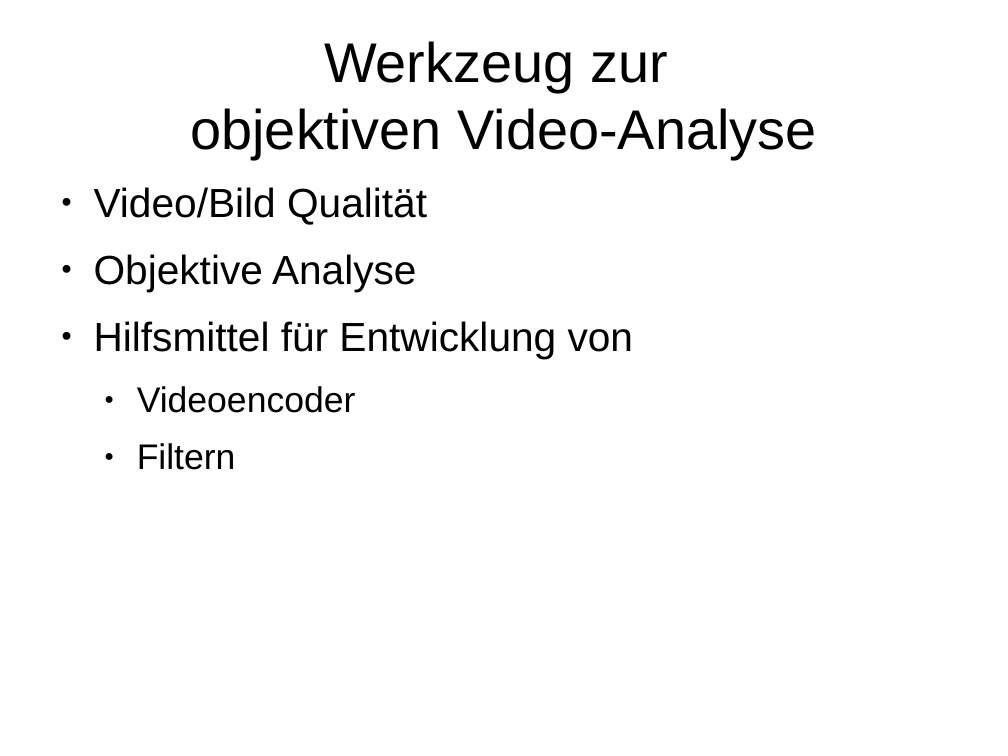
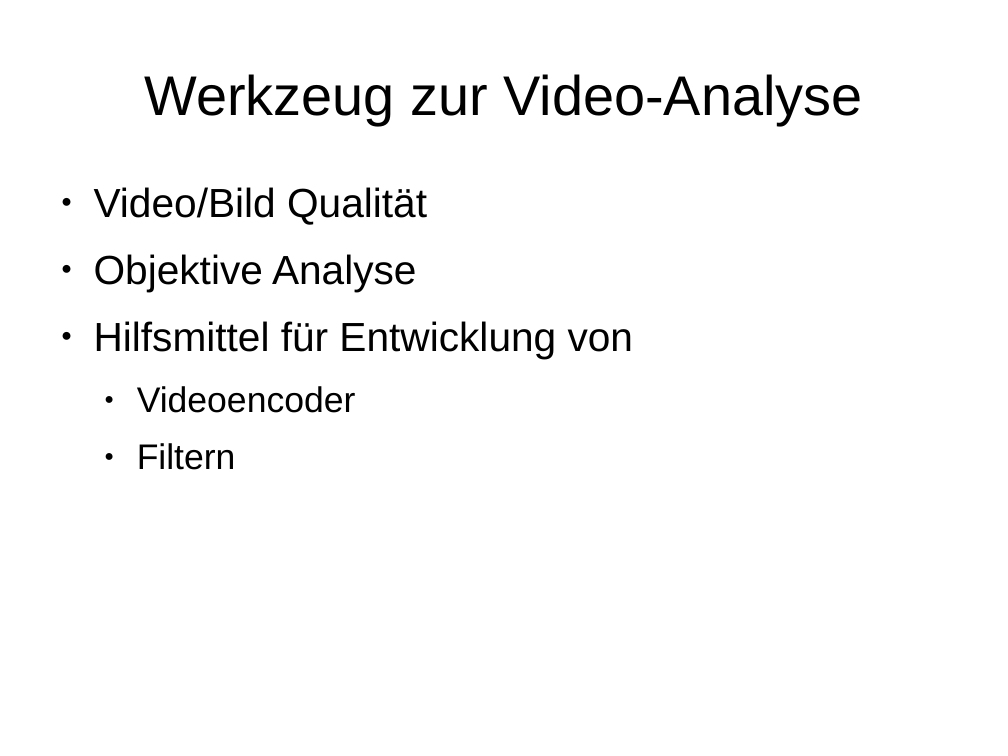
Before and after one commit to PSE-2012/MMWTV, a slide deck: slide 3 of pflichtenheft/praesentV2.odp. Drawn at 1008x756 pixels with LibreOffice and Linux fonts; fonts in the diff are those of the drawing. Boxes give left, top, right and bottom in pixels: in the first picture for what was removed or moved away, otherwise in the second. Text is boxed around its words. In the diff, an @@ line names an element or a change of style, - is before the commit and + after.

Commit message:
Präsentation update

```diff
--- a/pflichtenheft/praesentV2.odp
+++ b/pflichtenheft/praesentV2.odp
@@ title at [144,74,862,125]: text changed @@
-Werkzeug zur
-objektiven Video-Analyse
+Werkzeug zur Video-Analyse
```
